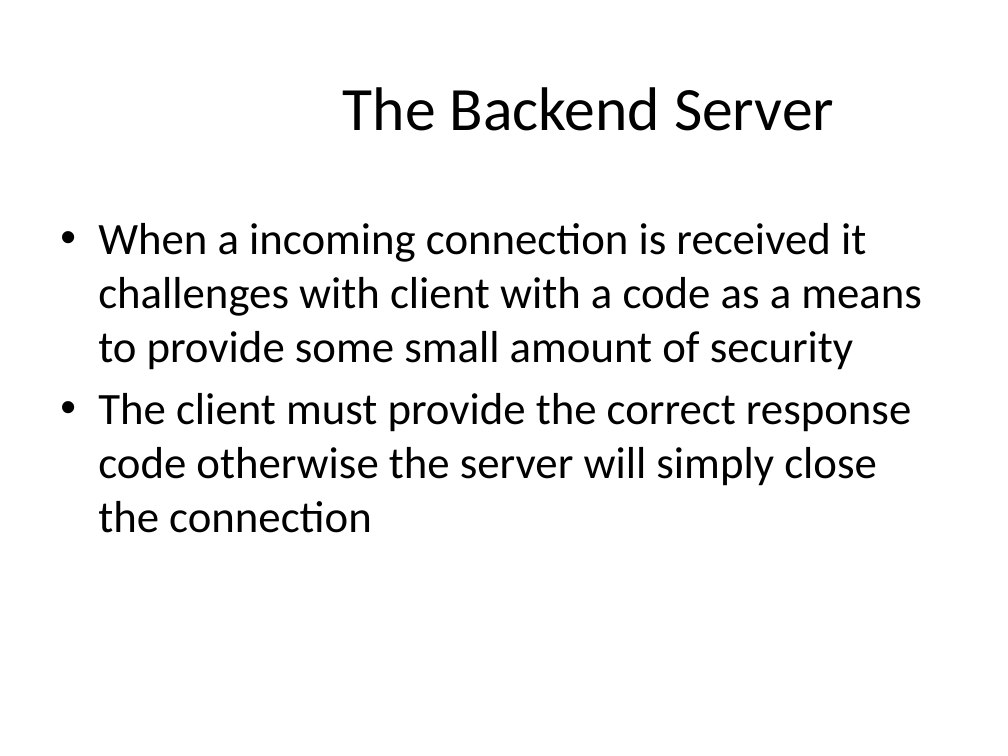
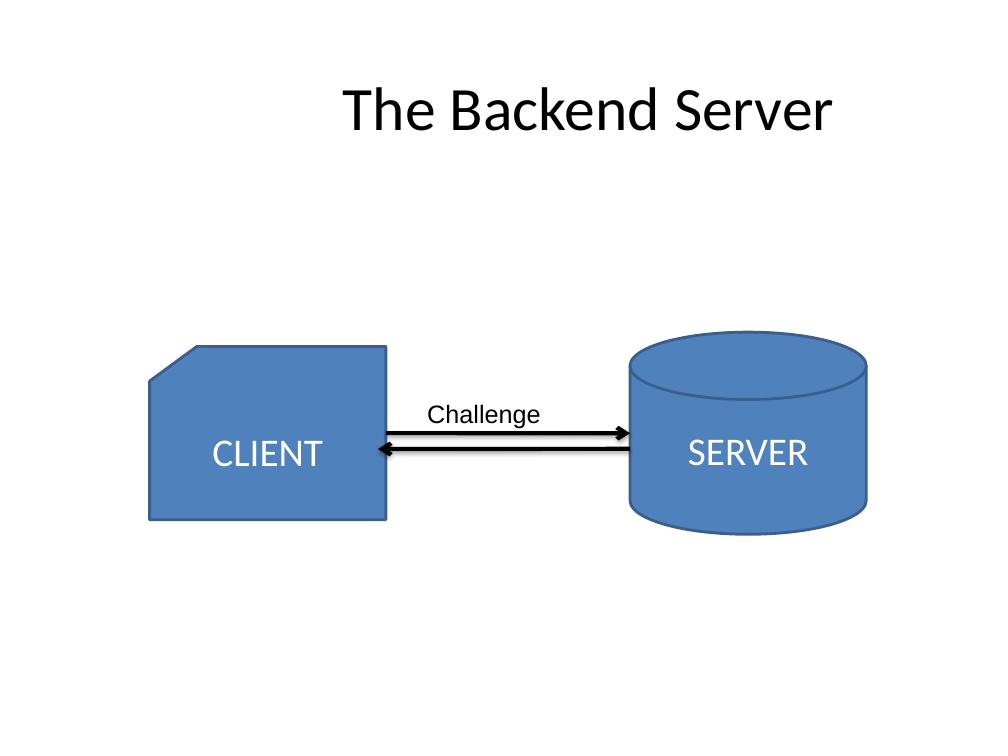
Before and after one commit to master20151121/mmoments, a slide deck: slide 10 of Mobile Musical Moments.pptx. Drawn at 1008x756 pixels with LibreOffice and Linux fonts; fonts in the diff are those of the drawing; background and template pictures are left out. Boxes give left, top, right and bottom in pixels: in the first picture for what was removed or moved away, otherwise in the second. Text is boxed around its words. In the diff, an @@ line names an element or a change of style, - is before the commit and + after.

```diff
--- a/Mobile Musical Moments.pptx
+++ b/Mobile Musical Moments.pptx
@@ text removed at [98, 223, 922, 533] @@
-• When a incoming connection is received it challenges with client with a code as a means to provide some small amount of security
-• The client must provide the correct response code otherwise the server will simply close the connection
@@ flow chart punched card added at [149, 347, 385, 520], fill #4F81BD, outline #3A5F8C 2 pt, 28 pt, text #FFFFFF @@
+CLIENT
@@ cylinder added at [630, 333, 866, 535], fill #4F81BD, outline #3A5F8C 2 pt, 28 pt, text #FFFFFF @@
+SERVER
@@ text added at [427, 404, 540, 429], 18 pt, text #000000 @@
+Challenge
@@ arrow added from (630, 449) to (378, 449), #000000 3 pt @@
@@ arrow added from (386, 433) to (630, 433), #000000 3 pt @@
```
Also in this commit, not shown: 1 other slide changed, 2 slides added, 4 slides removed, 1 other file.
